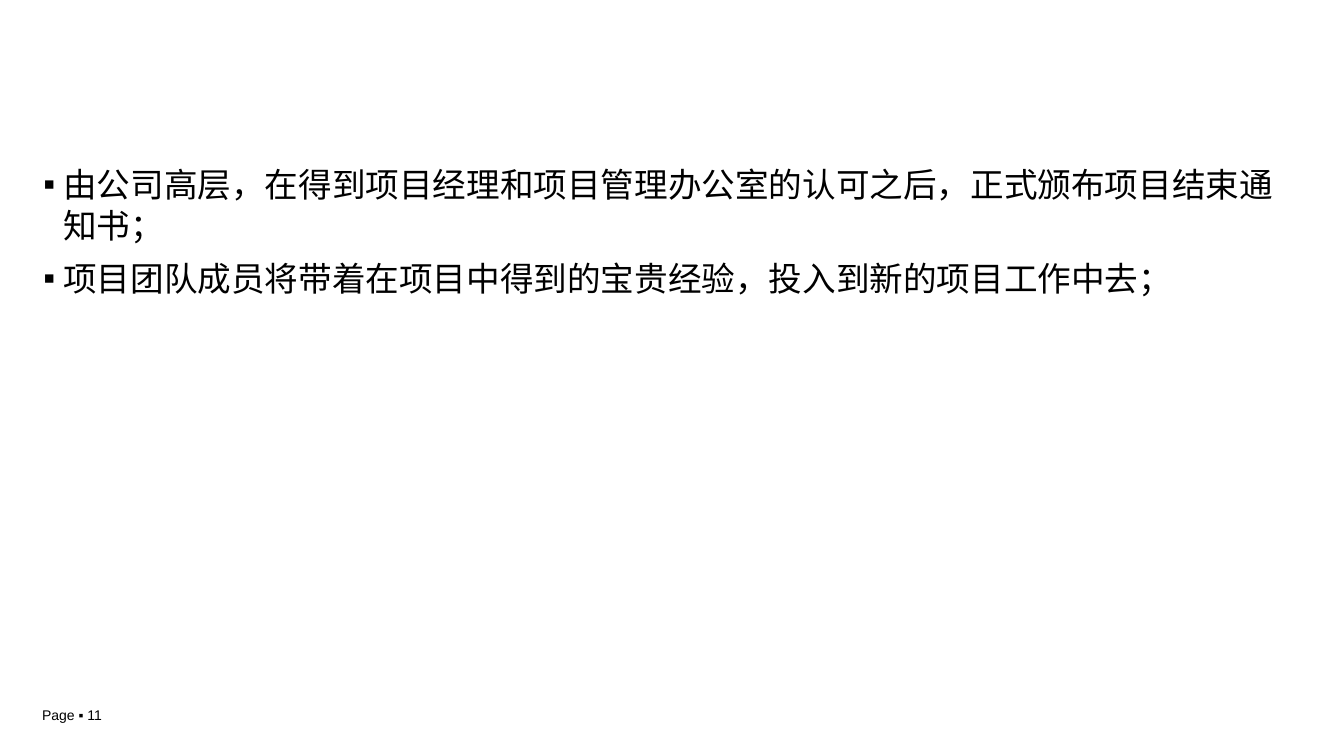
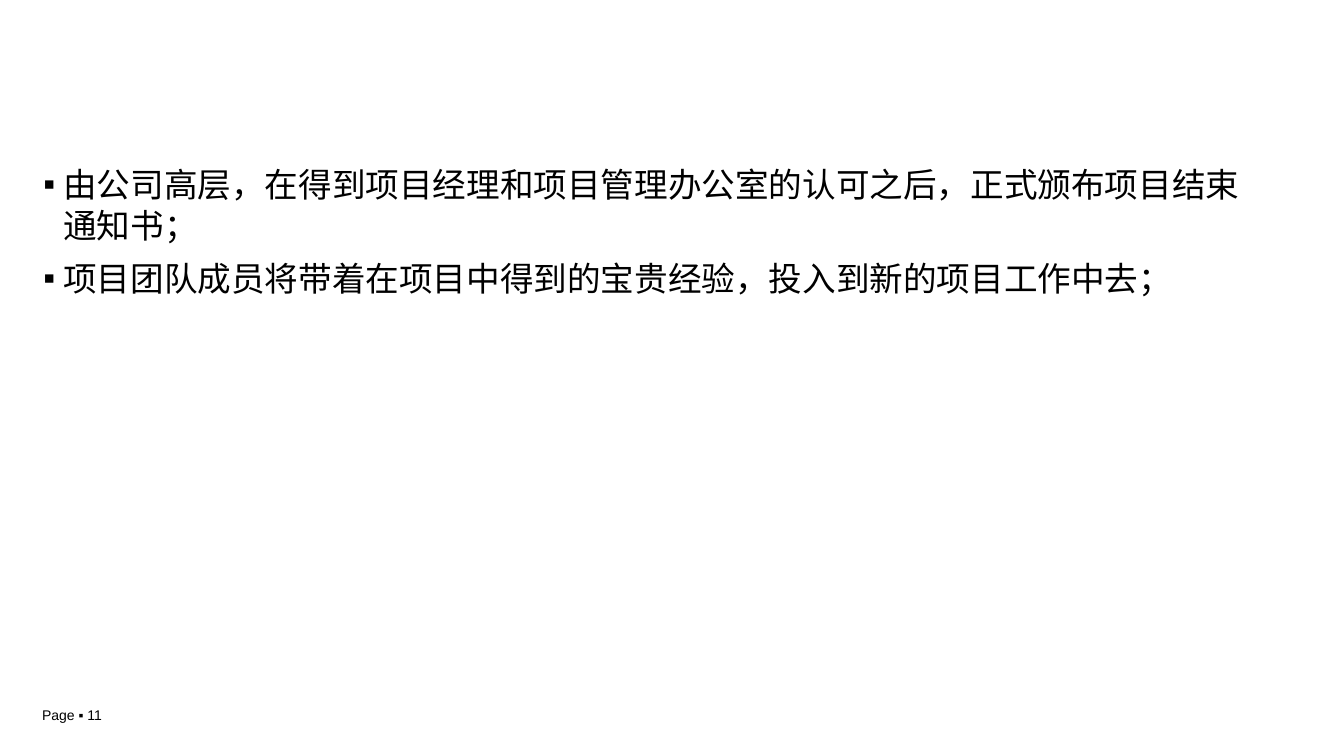
Before and after one commit to DongChengXiao/It_Project_Management, a slide deck: slide 11 of 第5章 项目收尾.pptx. Drawn at 1344x756 pixels with LibreOffice and Linux fonts; fonts in the diff are those of the drawing; background and template pictures are left out. Boxes give left, top, right and bottom in pixels: in the first picture for what was removed or moved away, otherwise in the second. Text is boxed around its words. In the diff, an @@ line names an element or a change of style, - is before the commit and + after.

Commit message:
项目收尾

```diff
--- a/第5章 项目收尾.pptx
+++ b/第5章 项目收尾.pptx
@@ text "由公司高层，在得到项目经理和项目管理办公室的认可之后，正式颁布项目结束通知书；" rewrapped from <box>63,168,1273,296</box> to <box>63,168,1239,296</box> @@
```
Also in this commit, not shown: 9 other slides changed.
